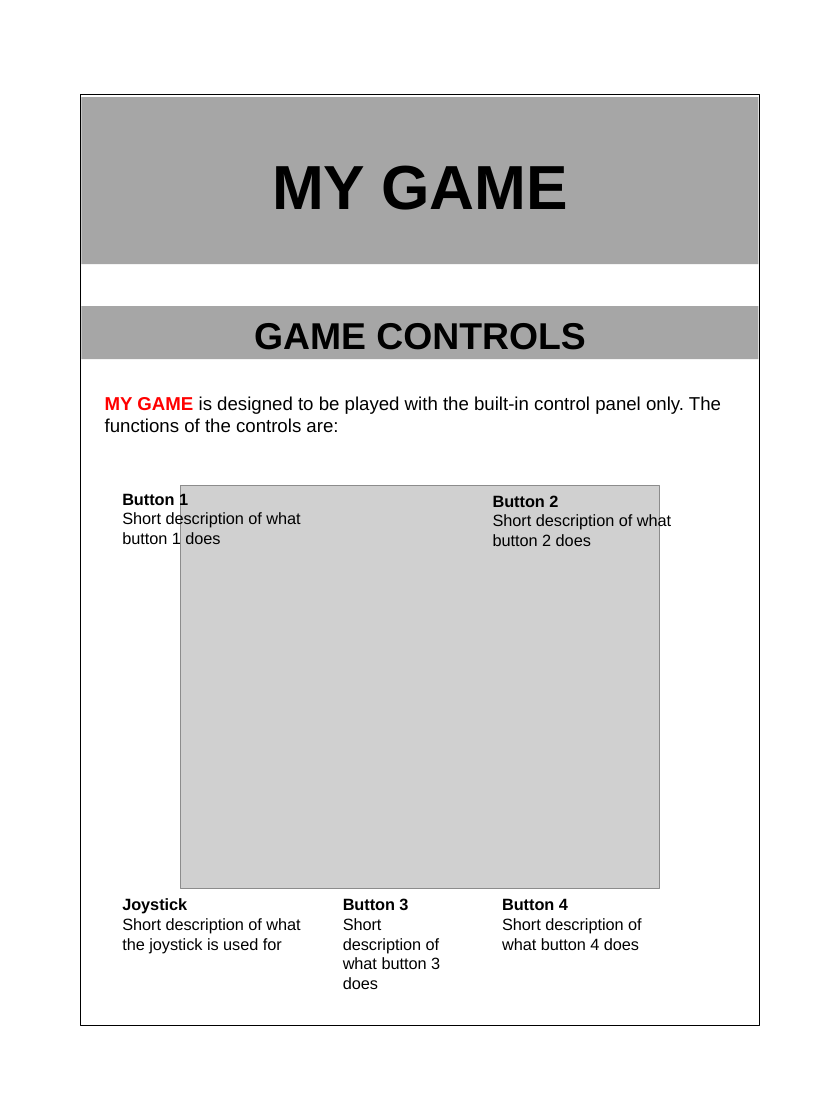
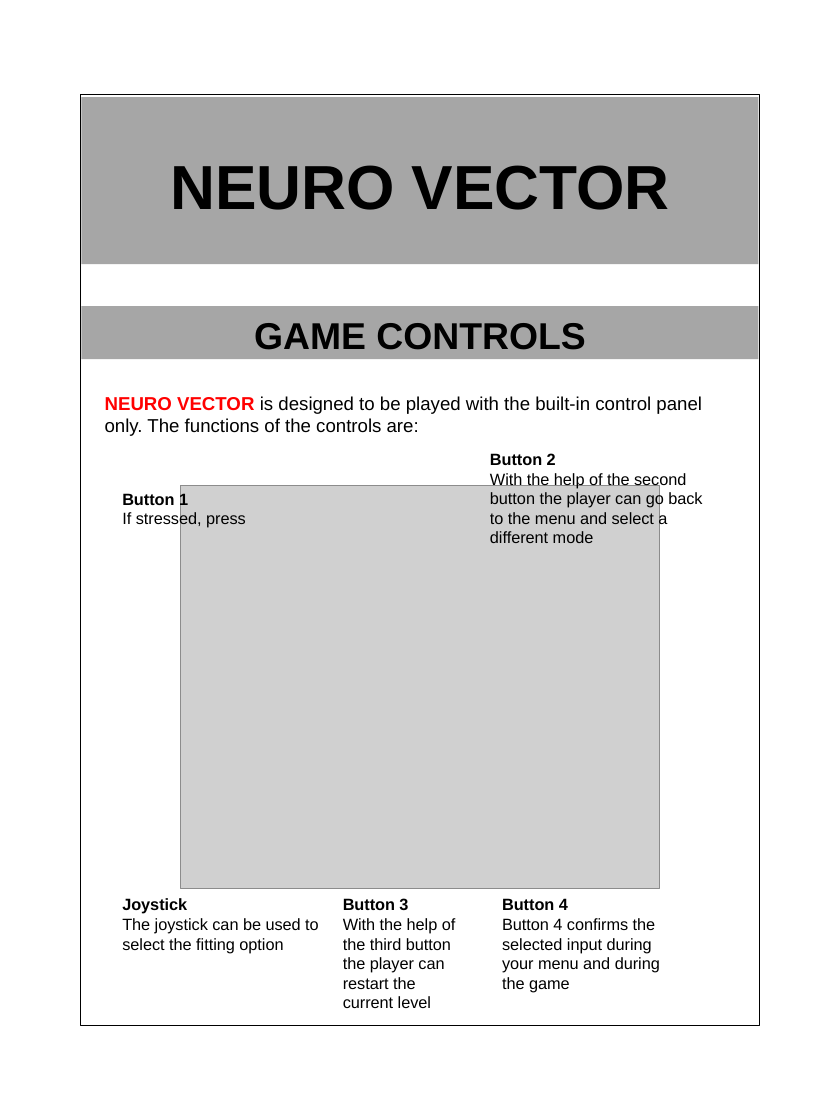
Before and after one commit to ErlindS/NeuroVector, a slide deck: slide 2 of Vectrex/projects/NeuroVector/manual/manual_template.pptx. Drawn at 840x1120 pixels with LibreOffice and Linux fonts; fonts in the diff are those of the drawing; grey boxes stand for pictures. Boxes give left, top, right and bottom in pixels: in the first picture for what was removed or moved away, otherwise in the second. Text is boxed around its words. In the diff, an @@ line names an element or a change of style, - is before the commit and + after.

```diff
--- a/Vectrex/projects/NeuroVector/manual/manual_template.pptx
+++ b/Vectrex/projects/NeuroVector/manual/manual_template.pptx
@@ text in rectangle at bbox=[170, 165, 670, 210]: text changed @@
-MY GAME
+NEURO VECTOR
@@ text at bbox=[105, 396, 702, 436]: text changed @@
-MY GAME is designed to be played with the built-in control panel only. The functions of the controls are:
+NEURO VECTOR is designed to be played with the built-in control panel only. The functions of the controls are:
@@ text "Button 2": place and size @@
-text "Button 2" at bbox=[493, 495, 671, 546]
+text "Button 2" at bbox=[490, 453, 702, 543]
@@ text at bbox=[490, 471, 702, 543]: text changed @@
-Short description of what button 2 does
+With the help of the second button the player can go back to the menu and select a different mode
@@ text at bbox=[122, 511, 246, 528]: text changed @@
-Short description of what button 1 does
+If stressed, press
@@ text at bbox=[122, 918, 319, 953]: text changed @@
-Short description of what the joystick is used for
+The joystick can be used to select the fitting option
@@ text at bbox=[343, 918, 456, 1008]: text changed @@
-Short description of what button 3 does
+With the help of the third button the player can restart the current level
@@ text at bbox=[502, 918, 660, 992]: text changed @@
-Short description of what button 4 does
+Button 4 confirms the selected input during your menu and during the game
```
Also in this commit, not shown: 2 other slides changed, 2 slides added, 1 slide removed, 40 other files.
